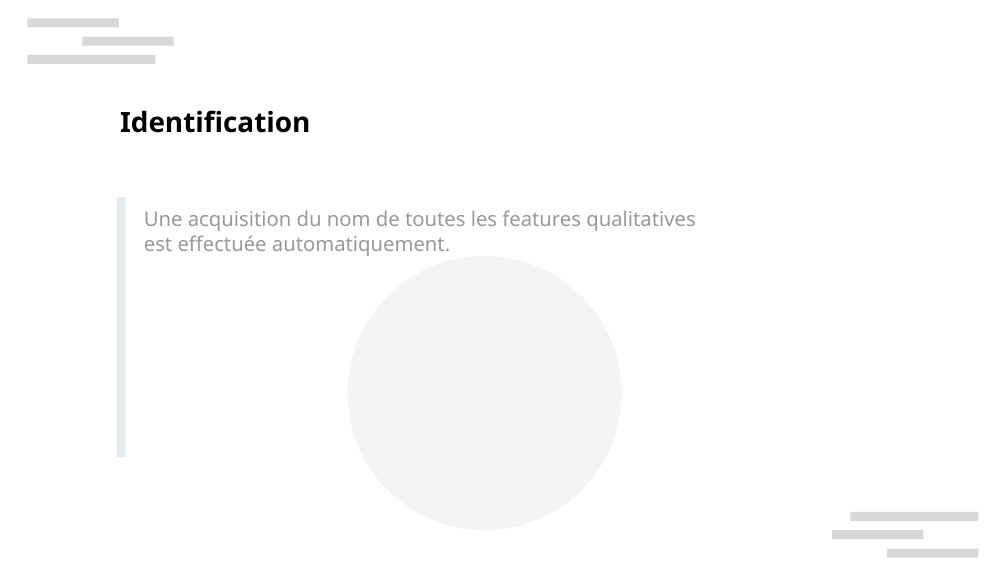
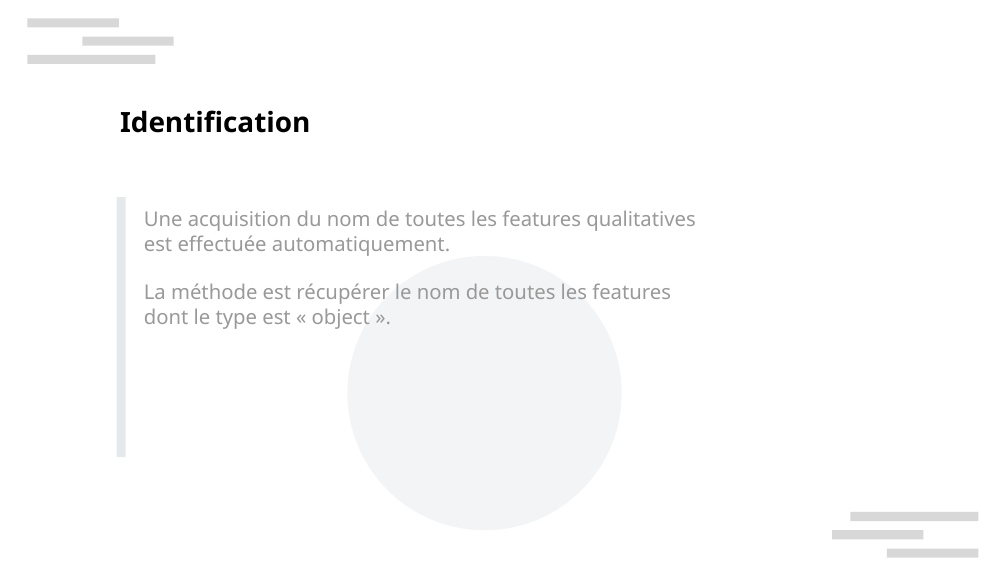
Before and after one commit to curiousmindflow/oc-ml-p2, a slide deck: slide 27 of report/P2_01_presentation.odp (slide 23 before the commit). Drawn at 1008x567 pixels with LibreOffice and Linux fonts; fonts in the diff are those of the drawing; background and template pictures are left out. Boxes give left, top, right and bottom in pixels: in the first picture for what was removed or moved away, otherwise in the second. Text is boxed around its words. In the diff, an @@ line names an element or a change of style, - is before the commit and + after.

```diff
--- a/report/P2_01_presentation.odp
+++ b/report/P2_01_presentation.odp
@@ text at (144,283,671,329): paragraph added @@
+La méthode est récupérer le nom de toutes les features dont le type est « object ».
```
Also in this commit, not shown: 2 other slides changed, 4 slides added, 5 other files.
